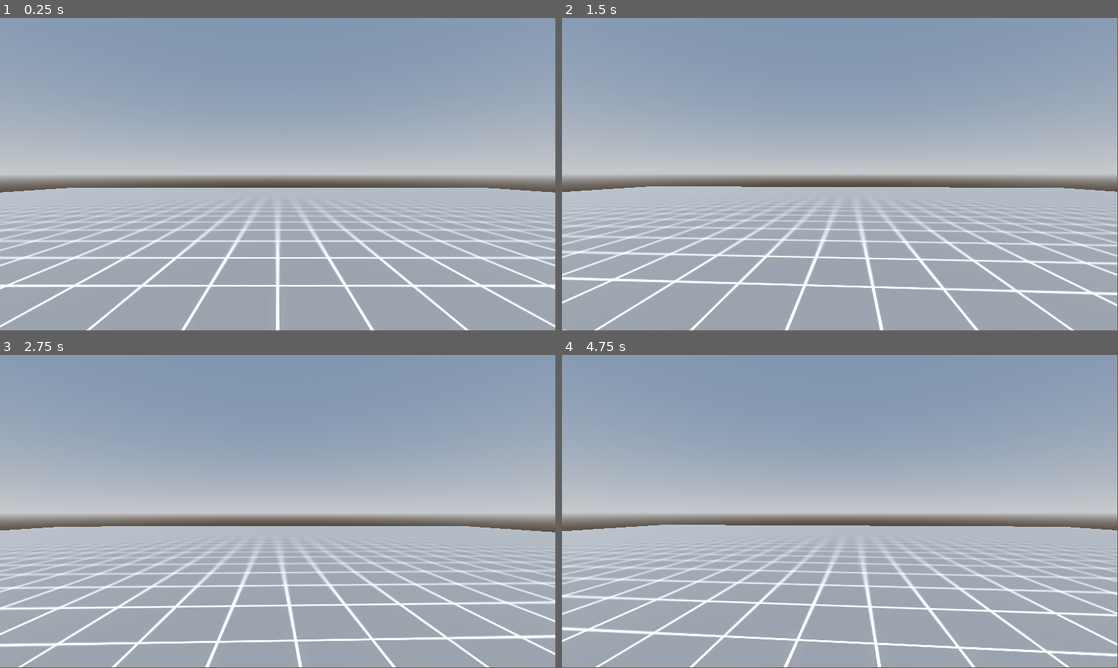
Above: before the commit, frames 1-4 (two rows, left to right).
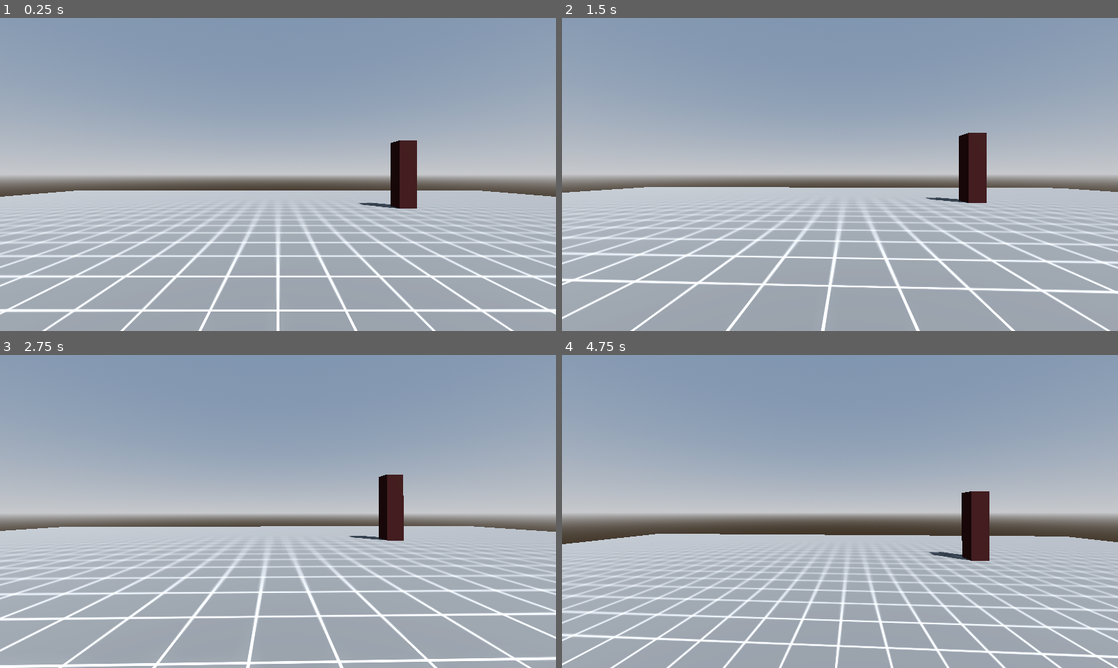
Above: after the commit, the same moments.

Repository: marcotmotta/angler
Game: Godot game, scene res://Main.tscn
Same seed, same stepped clock (60 frames per second), same inputs: the game is played once before the commit and once after it.
Inputs (mouse positions are in pixels of both pictures, inside the frame that each line leads up to):
- Up to frame 1 (0.25 s): no input
- Up to frame 2 (1.5 s): move the mouse to (867, 171) at 0.52 s; tap A (a) at 0.6 s; tap D (d) at 0.8, 1.35 s; tap Enter at 1.25 s; move the mouse to (812, 174) at 1.27 s
- Up to frame 3 (2.75 s): tap S (s) at 1.55, 2.1 s; tap Space (space) at 2 s; move the mouse to (289, 505) at 2.02 s; tap W (w) at 2.3 s
- Up to frame 4 (4.75 s): move the mouse to (834, 514) at 2.77 s; tap W (w) at 2.85 s; tap A (a) at 3.05, 3.6 s; tap Enter at 3.5 s; move the mouse to (878, 514) at 3.52 s; tap D (d) at 3.8, 4.35 s; tap Space (space) at 4.25 s; move the mouse to (795, 508) at 4.27 s; tap S (s) at 4.55 s
In our replay, the window is 799x449 before the commit and 800x450 after it. These sizes can differ from the game's own. Grey fills any space a smaller window leaves; there, only what the larger window draws over its background counts as a difference.

The runs differ from the first frame. In frame 1, 12% of the frame differs, in the area x 0-100%, y 39-100%; in frame 2, 9.4%; in frame 3, 13%; in frame 4, 15%, in the area x 0-100%, y 40-100%.

Commit message:
base test ambience

Diff:
--- /dev/null
+++ b/Assets/Tree/Tree.tscn
@@ -0,0 +1,20 @@
+[gd_scene load_steps=4 format=3 uid="uid://dwonq6smq66e5"]
+
+[sub_resource type="StandardMaterial3D" id="StandardMaterial3D_mi8ur"]
+albedo_color = Color(0.18, 0, 0, 1)
+disable_receive_shadows = true
+
+[sub_resource type="BoxMesh" id="BoxMesh_6db5p"]
+material = SubResource("StandardMaterial3D_mi8ur")
+size = Vector3(1, 4, 1)
+
+[sub_resource type="ConvexPolygonShape3D" id="ConvexPolygonShape3D_cgh86"]
+points = PackedVector3Array(-0.5, -2, -0.5, -0.5, -2, 0.5, -0.5, 2, -0.5, 0.5, -2, -0.5, 0.5, -2, 0.5, -0.5, 2, 0.5, 0.5, 2, -0.5, 0.5, 2, 0.5)
+
+[node name="Tree" type="StaticBody3D"]
+
+[node name="MeshInstance3D" type="MeshInstance3D" parent="."]
+mesh = SubResource("BoxMesh_6db5p")
+
+[node name="CollisionShape3D" type="CollisionShape3D" parent="."]
+shape = SubResource("ConvexPolygonShape3D_cgh86")
--- a/Main.tscn
+++ b/Main.tscn
@@ -1,18 +1,19 @@
-[gd_scene load_steps=9 format=3 uid="uid://uosxp1047q5q"]
+[gd_scene load_steps=10 format=3 uid="uid://uosxp1047q5q"]
 
 [ext_resource type="Texture2D" uid="uid://civqiedcggdye" path="res://Prototype_Grid_Gray_01-128x128.png" id="1_bwupa"]
 [ext_resource type="PackedScene" uid="uid://4bpysmfyaucd" path="res://Player/Player.tscn" id="1_vcvoh"]
+[ext_resource type="PackedScene" uid="uid://dwonq6smq66e5" path="res://Assets/Tree/Tree.tscn" id="3_hh85d"]
 
-[sub_resource type="ProceduralSkyMaterial" id="ProceduralSkyMaterial_8aedf"]
+[sub_resource type="ProceduralSkyMaterial" id="ProceduralSkyMaterial_4dfa3"]
 sky_horizon_color = Color(0.64625, 0.65575, 0.67075, 1)
 ground_horizon_color = Color(0.64625, 0.65575, 0.67075, 1)
 
-[sub_resource type="Sky" id="Sky_yu4jj"]
-sky_material = SubResource("ProceduralSkyMaterial_8aedf")
+[sub_resource type="Sky" id="Sky_qq0jm"]
+sky_material = SubResource("ProceduralSkyMaterial_4dfa3")
 
-[sub_resource type="Environment" id="Environment_k35et"]
+[sub_resource type="Environment" id="Environment_mh4s5"]
 background_mode = 2
-sky = SubResource("Sky_yu4jj")
+sky = SubResource("Sky_qq0jm")
 tonemap_mode = 2
 glow_enabled = true
 
@@ -30,10 +31,10 @@
 [node name="Main" type="Node3D"]
 
 [node name="WorldEnvironment" type="WorldEnvironment" parent="."]
-environment = SubResource("Environment_k35et")
+environment = SubResource("Environment_mh4s5")
 
 [node name="DirectionalLight3D" type="DirectionalLight3D" parent="."]
-transform = Transform3D(-0.866023, -0.433016, 0.250001, 0, 0.499998, 0.866027, -0.500003, 0.749999, -0.43301, 0, 0, 0)
+transform = Transform3D(0.707107, -0.612372, 0.353553, 0, 0.5, 0.866025, -0.707107, -0.612372, 0.353553, 0, 0, 0)
 shadow_enabled = true
 
 [node name="Floor" type="StaticBody3D" parent="."]
@@ -47,3 +48,6 @@
 
 [node name="Player" parent="." instance=ExtResource("1_vcvoh")]
 transform = Transform3D(1, 0, 0, 0, 1, 0, 0, 0, 1, 0, 2.02364, 0)
+
+[node name="Tree" parent="." instance=ExtResource("3_hh85d")]
+transform = Transform3D(1, 0, 0, 0, 1, 0, 0, 0, 1, 7.62432, 1.99449, -12.4254)
--- a/Player/Player.gd
+++ b/Player/Player.gd
@@ -1,13 +1,13 @@
 extends CharacterBody3D
 
-var SPEED = 10
-var JUMP_SPEED = 20
+var SPEED = 4
+var JUMP_SPEED = 7
 
 var camera
 var rotation_helper
 var first_person = true
 
-var MOUSE_SENSITIVITY = 0.05
+var MOUSE_SENSITIVITY = 0.04
 
 var gravity = ProjectSettings.get_setting("physics/3d/default_gravity")
 
--- a/project.godot
+++ b/project.godot
@@ -14,6 +14,10 @@
 run/main_scene="res://Main.tscn"
 config/features=PackedStringArray("4.2", "Forward Plus")
 config/icon="res://icon.svg"
+
+[display]
+
+window/stretch/mode="canvas_items"
 
 [input]
 
@@ -52,3 +56,7 @@
 "events": [Object(InputEventKey,"resource_local_to_scene":false,"resource_name":"","device":-1,"window_id":0,"alt_press …(182 unchanged characters)…
 ]
 }
+
+[physics]
+
+3d/default_gravity=2.0
